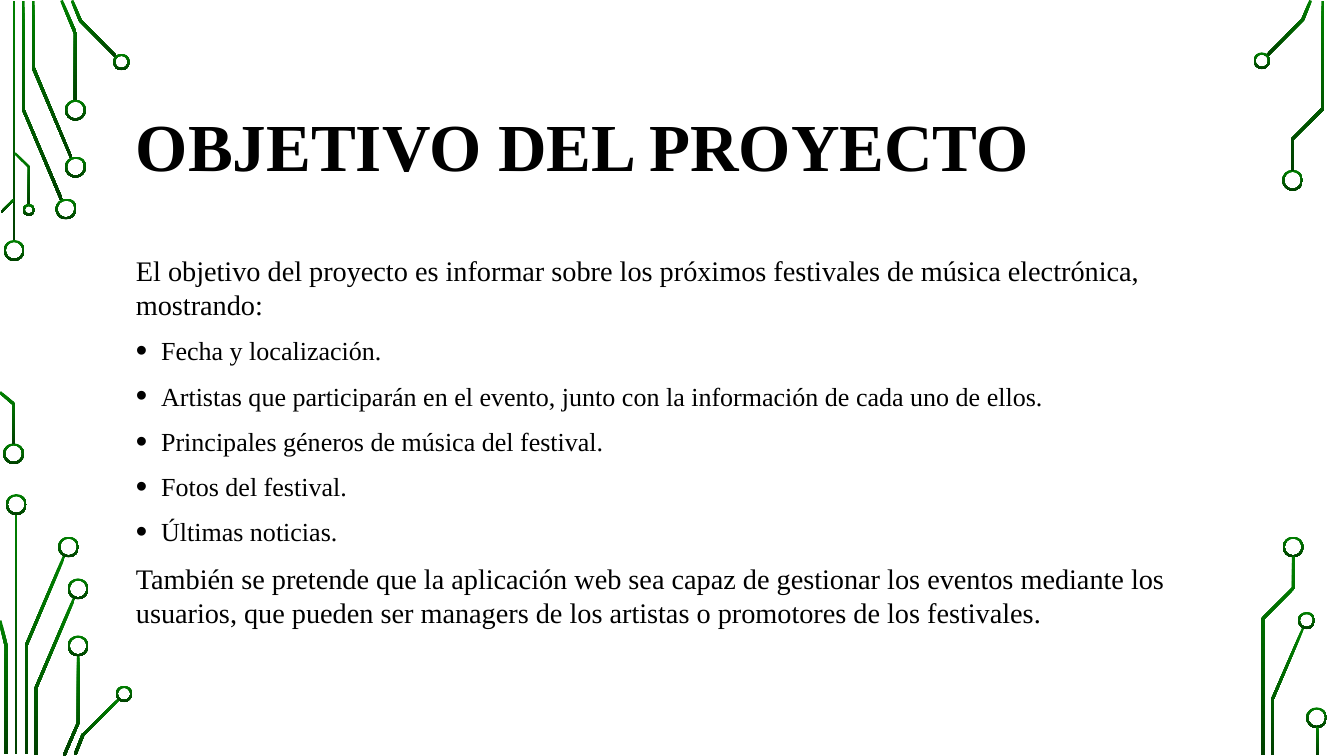
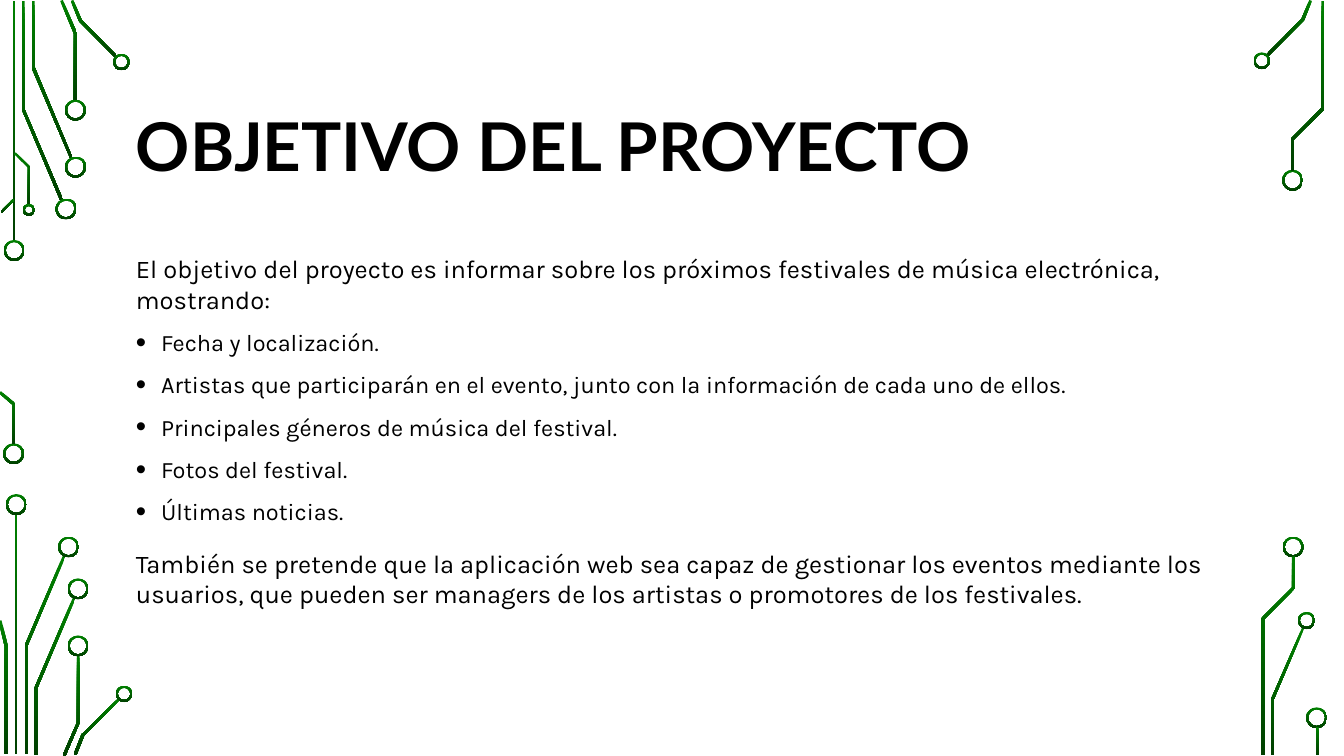
Before and after one commit to pavel-kalmykov-razgovorov/awiten-fests, a slide deck: slide 2 of doc/Presentación AWITEN FESTS.pptx. Drawn at 1344x756 pixels with LibreOffice and Linux fonts; fonts in the diff are those of the drawing; background and template pictures are left out. Boxes give left, top, right and bottom in pixels: in the first picture for what was removed or moved away, otherwise in the second. Text is boxed around its words. In the diff, an @@ line names an element or a change of style, - is before the commit and + after.

```diff
--- a/doc/Presentación AWITEN FESTS.pptx
+++ b/doc/Presentación AWITEN FESTS.pptx
@@ title "OBJETIVO DEL PROYECTO" at bbox=[136, 122, 970, 172]: font Times New Roman to Lato @@
@@ text "El objetivo del proyecto es ..." at bbox=[136, 258, 1201, 610]: size 20.1 to 18.2 pt in "El objetivo del proyecto es informar sobre ...", "También se pretende que la aplicación web ..."; font Times New Roman to Karla; size 18.6 to 16.8 pt in "Fecha y localización.", "Artistas que participarán en el evento, junto ...", "Principales géneros de música del festival.", "Fotos del festival." and 1 more places; more space between paragraphs @@
```
Also in this commit, not shown: 7 other slides changed, 1 slide added, 1 slide removed.
